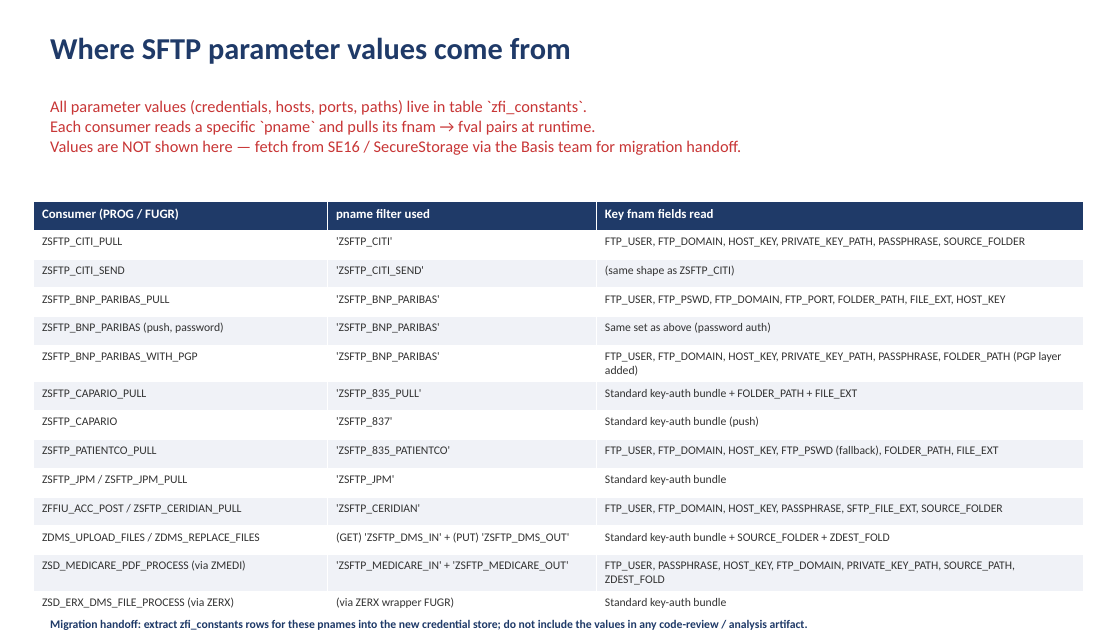
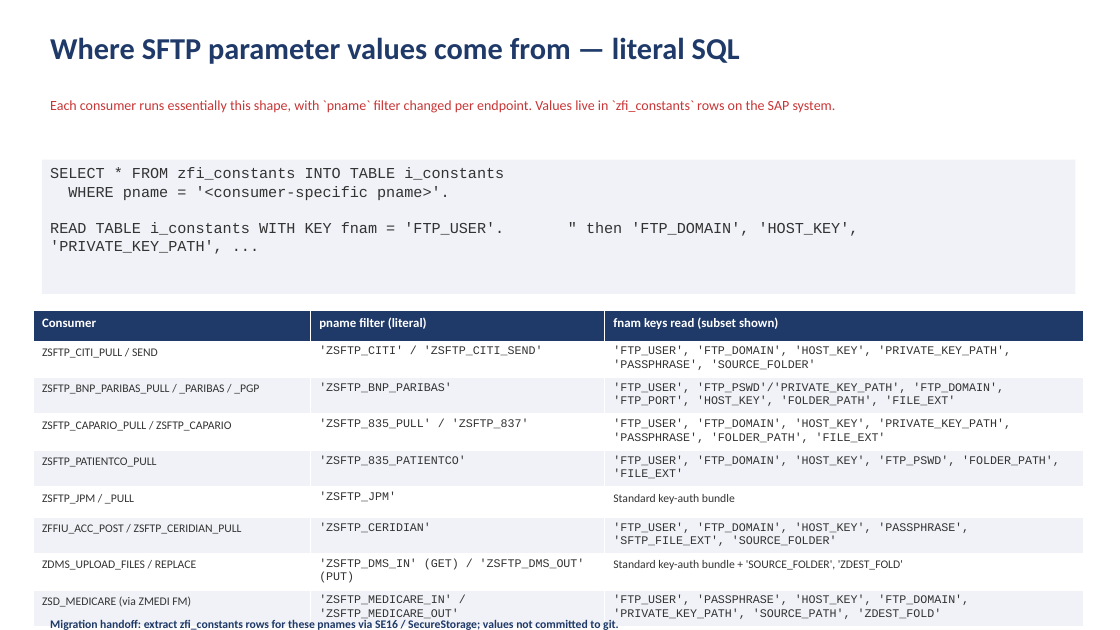
Before and after one commit to fr0ster/cloud-llm-hub, a slide deck: slide 5 of docs/tutorials/codebase-analysis/examples/report.pptx. Drawn at 1120x630 pixels with LibreOffice and Linux fonts; fonts in the diff are those of the drawing. Boxes give left, top, right and bottom in pixels: in the first picture for what was removed or moved away, otherwise in the second. Text is boxed around its words. In the diff, an @@ line names an element or a change of style, - is before the commit and + after.

```diff
--- a/docs/tutorials/codebase-analysis/examples/report.pptx
+++ b/docs/tutorials/codebase-analysis/examples/report.pptx
@@ text at [50, 37, 740, 64]: text changed @@
-Where SFTP parameter values come from
+Where SFTP parameter values come from — literal SQL
@@ text at [50, 100, 836, 113]: text changed; size 14 to 12 pt @@
-All parameter values (credentials, hosts, ports, paths) live in table `zfi_constants`.
-Each consumer reads a specific `pname` and pulls its fnam → fval pairs at runtime.
-Values are NOT shown here — fetch from SE16 / SecureStorage via the Basis team for migration handoff.
+Each consumer runs essentially this shape, with `pname` filter changed per endpoint. Values live in `zfi_constants` rows on the SAP system.
@@ rectangle added at [42, 160, 1075, 294], fill #F0F2F7, 13 pt, text #333333 @@
+SELECT * FROM zfi_constants INTO TABLE i_constants
+WHERE pname = '<consumer-specific pname>'.
+READ TABLE i_constants WITH KEY fnam = 'FTP_USER'. " then 'FTP_DOMAIN', 'HOST_KEY', 'PRIVATE_KEY_PATH', ...
@@ table at [34, 311, 1084, 623] @@
-row 1: Consumer (PROG / FUGR) | pname filter used | Key fnam fields read
-row 2: ZSFTP_CITI_PULL | 'ZSFTP_CITI' | FTP_USER, FTP_DOMAIN, HOST_KEY, PRIVATE_KEY_PATH, PASSPHRASE, SOURCE_FOLDER
-row 3: ZSFTP_CITI_SEND | 'ZSFTP_CITI_SEND' | (same shape as ZSFTP_CITI)
-row 4: ZSFTP_BNP_PARIBAS_PULL | 'ZSFTP_BNP_PARIBAS' | FTP_USER, FTP_PSWD, FTP_DOMAIN, FTP_PORT, FOLDER_PATH, FILE_EXT, HOST_KEY
-row 5: ZSFTP_BNP_PARIBAS (push, password) | 'ZSFTP_BNP_PARIBAS' | Same set as above (password auth)
-row 6: ZSFTP_BNP_PARIBAS_WITH_PGP | 'ZSFTP_BNP_PARIBAS' | FTP_USER, FTP_DOMAIN, HOST_KEY, PRIVATE_KEY_PATH, PASSPHRASE, FOLDER_PATH (PGP layer added)
-row 7: ZSFTP_CAPARIO_PULL | 'ZSFTP_835_PULL' | Standard key-auth bundle + FOLDER_PATH + FILE_EXT
-row 8: ZSFTP_CAPARIO | 'ZSFTP_837' | Standard key-auth bundle (push)
-row 9: ZSFTP_PATIENTCO_PULL | 'ZSFTP_835_PATIENTCO' | FTP_USER, FTP_DOMAIN, HOST_KEY, FTP_PSWD (fallback), FOLDER_PATH, FILE_EXT
-row 10: ZSFTP_JPM / ZSFTP_JPM_PULL | 'ZSFTP_JPM' | Standard key-auth bundle
-row 11: ZFFIU_ACC_POST / ZSFTP_CERIDIAN_PULL | 'ZSFTP_CERIDIAN' | FTP_USER, FTP_DOMAIN, HOST_KEY, PASSPHRASE, SFTP_FILE_EXT, SOURCE_FOLDER
-row 12: ZDMS_UPLOAD_FILES / ZDMS_REPLACE_FILES | (GET) 'ZSFTP_DMS_IN' + (PUT) 'ZSFTP_DMS_OUT' | Standard key-auth bundle + SOURCE_FOLDER + ZDEST_FOLD
-row 13: ZSD_MEDICARE_PDF_PROCESS (via ZMEDI) | 'ZSFTP_MEDICARE_IN' + 'ZSFTP_MEDICARE_OUT' | FTP_USER, PASSPHRASE, HOST_KEY, FTP_DOMAIN, PRIVATE_KEY_PATH, SOURCE_PATH, ZDEST_FOLD
-row 14: ZSD_ERX_DMS_FILE_PROCESS (via ZERX) | (via ZERX wrapper FUGR) | Standard key-auth bundle
+row 1: Consumer | pname filter (literal) | fnam keys read (subset shown)
+row 2: ZSFTP_CITI_PULL / SEND | 'ZSFTP_CITI' / 'ZSFTP_CITI_SEND' | 'FTP_USER', 'FTP_DOMAIN', 'HOST_KEY', 'PRIVATE_KEY_PATH', 'PASSPHRASE', 'SOURCE_FOLDER'
+row 3: ZSFTP_BNP_PARIBAS_PULL / _PARIBAS / _PGP | 'ZSFTP_BNP_PARIBAS' | 'FTP_USER', 'FTP_PSWD'/'PRIVATE_KEY_PATH', 'FTP_DOMAIN', 'FTP_PORT', 'HOST_KEY', 'FOLDER_PATH', 'FILE_EXT'
+row 4: ZSFTP_CAPARIO_PULL / ZSFTP_CAPARIO | 'ZSFTP_835_PULL' / 'ZSFTP_837' | 'FTP_USER', 'FTP_DOMAIN', 'HOST_KEY', 'PRIVATE_KEY_PATH', 'PASSPHRASE', 'FOLDER_PATH', 'FILE_EXT'
+row 5: ZSFTP_PATIENTCO_PULL | 'ZSFTP_835_PATIENTCO' | 'FTP_USER', 'FTP_DOMAIN', 'HOST_KEY', 'FTP_PSWD', 'FOLDER_PATH', 'FILE_EXT'
+row 6: ZSFTP_JPM / _PULL | 'ZSFTP_JPM' | Standard key-auth bundle
+row 7: ZFFIU_ACC_POST / ZSFTP_CERIDIAN_PULL | 'ZSFTP_CERIDIAN' | 'FTP_USER', 'FTP_DOMAIN', 'HOST_KEY', 'PASSPHRASE', 'SFTP_FILE_EXT', 'SOURCE_FOLDER'
+row 8: ZDMS_UPLOAD_FILES / REPLACE | 'ZSFTP_DMS_IN' (GET) / 'ZSFTP_DMS_OUT' (PUT) | Standard key-auth bundle + 'SOURCE_FOLDER', 'ZDEST_FOLD'
+row 9: ZSD_MEDICARE (via ZMEDI FM) | 'ZSFTP_MEDICARE_IN' / 'ZSFTP_MEDICARE_OUT' | 'FTP_USER', 'PASSPHRASE', 'HOST_KEY', 'FTP_DOMAIN', 'PRIVATE_KEY_PATH', 'SOURCE_PATH', 'ZDEST_FOLD'
+row 10: ZSD_ERX_DMS (via ZERX FM) | (via ZERX wrapper FUGR) | Standard key-auth bundle
@@ table: place and size @@
-table at [34, 202, 1084, 612]
+table at [34, 311, 1084, 623]
@@ text at [50, 620, 619, 630]: text changed @@
-Migration handoff: extract zfi_constants rows for these pnames into the new credential store; do not include the values in any code-review / analysis artifact.
+Migration handoff: extract zfi_constants rows for these pnames via SE16 / SecureStorage; values not committed to git.
```
Also in this commit, not shown: 1 slide added, 10 other files.
